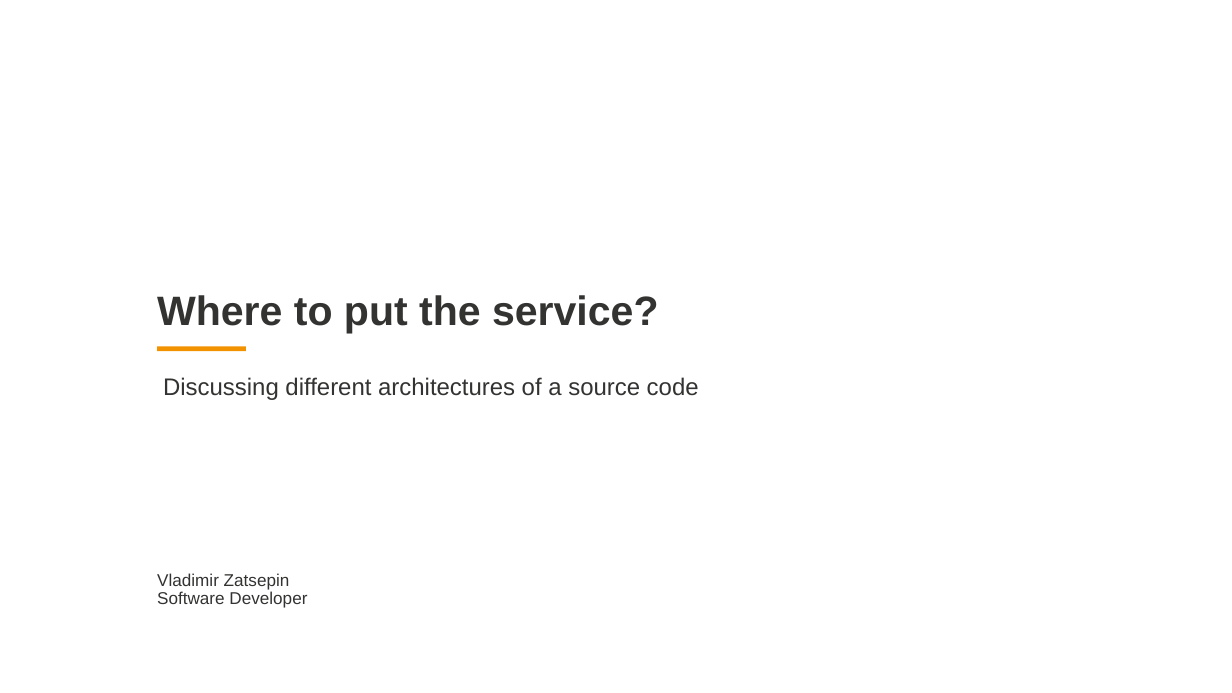
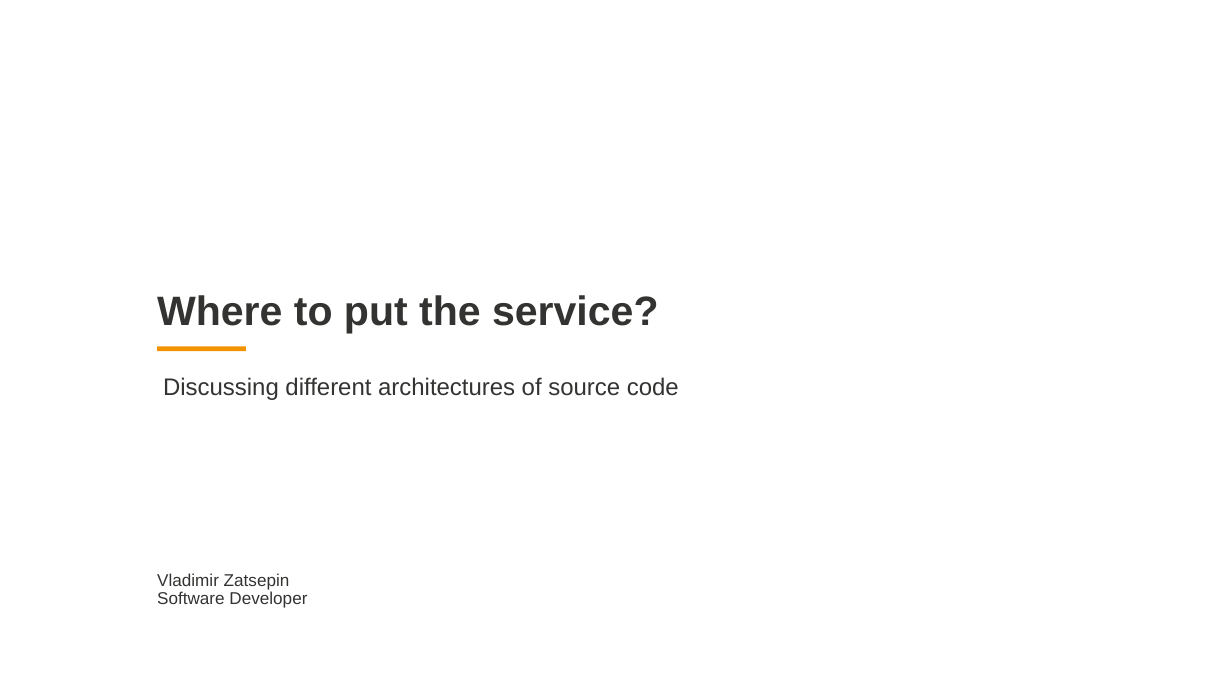
Before and after one commit to zatsepinvl/where-to-put-the-service, a slide deck: slide 2 of Where to put the service.pptm. Drawn at 1232x693 pixels with LibreOffice and Linux fonts; fonts in the diff are those of the drawing; background and template pictures are left out. Boxes give left, top, right and bottom in pixels: in the first picture for what was removed or moved away, otherwise in the second. Text is boxed around its words. In the diff, an @@ line names an element or a change of style, - is before the commit and + after.

```diff
--- a/Where to put the service.pptm
+++ b/Where to put the service.pptm
@@ text at (x1=163, y1=377, x2=679, y2=400): text changed @@
-Discussing different architectures of a source code
+Discussing different architectures of source code
```
Also in this commit, not shown: 10 other slides changed, 6 slides added, 1 slide removed, 12 other files.
